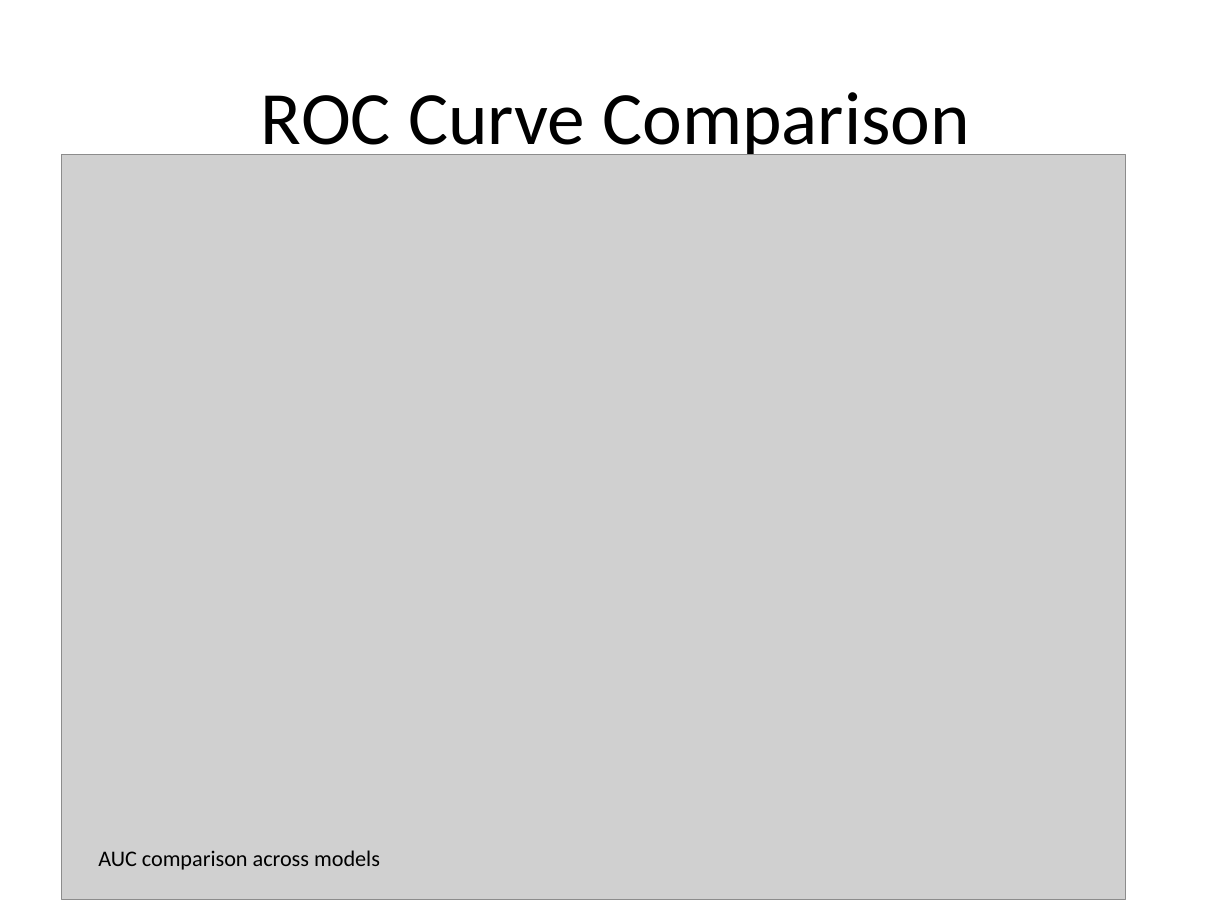
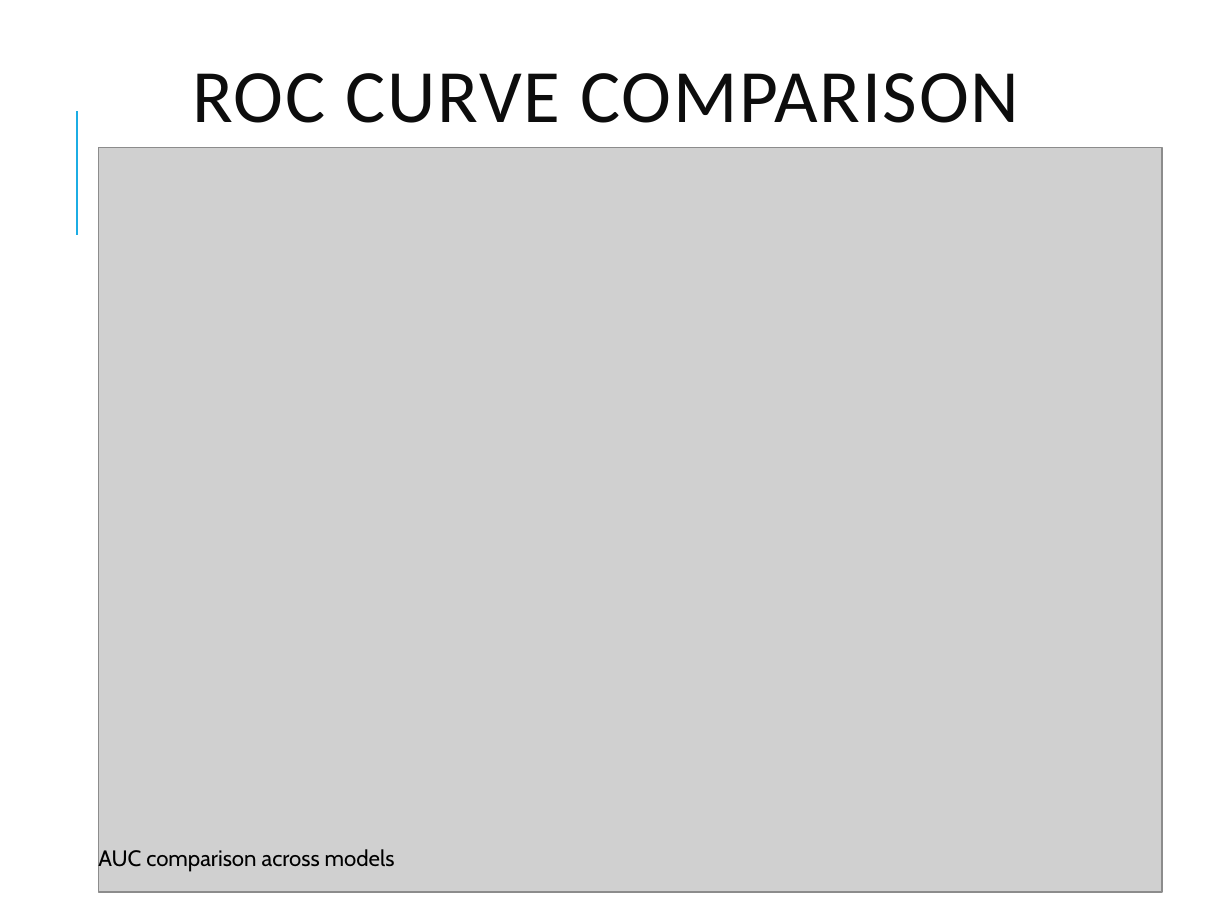
Before and after one commit to syedmaax/Intrusion-Detection, a slide deck: slide 7 of Professor_Review_IDS.pptx. Drawn at 1232x924 pixels with LibreOffice and Linux fonts; fonts in the diff are those of the drawing; grey boxes stand for pictures. Boxes give left, top, right and bottom in pixels: in the first picture for what was removed or moved away, otherwise in the second. Text is boxed around its words. In the diff, an @@ line names an element or a change of style, - is before the commit and + after.

```diff
--- a/Professor_Review_IDS.pptx
+++ b/Professor_Review_IDS.pptx
@@ title at (x1=192, y1=73, x2=1019, y2=123): text changed; text colour #000000 to #0D0D0D @@
-ROC Curve Comparison
+ROC CURVE COMPARISON
@@ line added from (76, 234) to (76, 111), #1CADE4 1.5 pt @@
@@ picture moved from (x1=62, y1=155, x2=1125, y2=899) to (x1=99, y1=148, x2=1162, y2=892) @@
@@ text "AUC comparison across models" at (x1=98, y1=847, x2=395, y2=872): font Calibri to Cabin @@
```
Also in this commit, not shown: 8 other slides changed, 16 other files.
